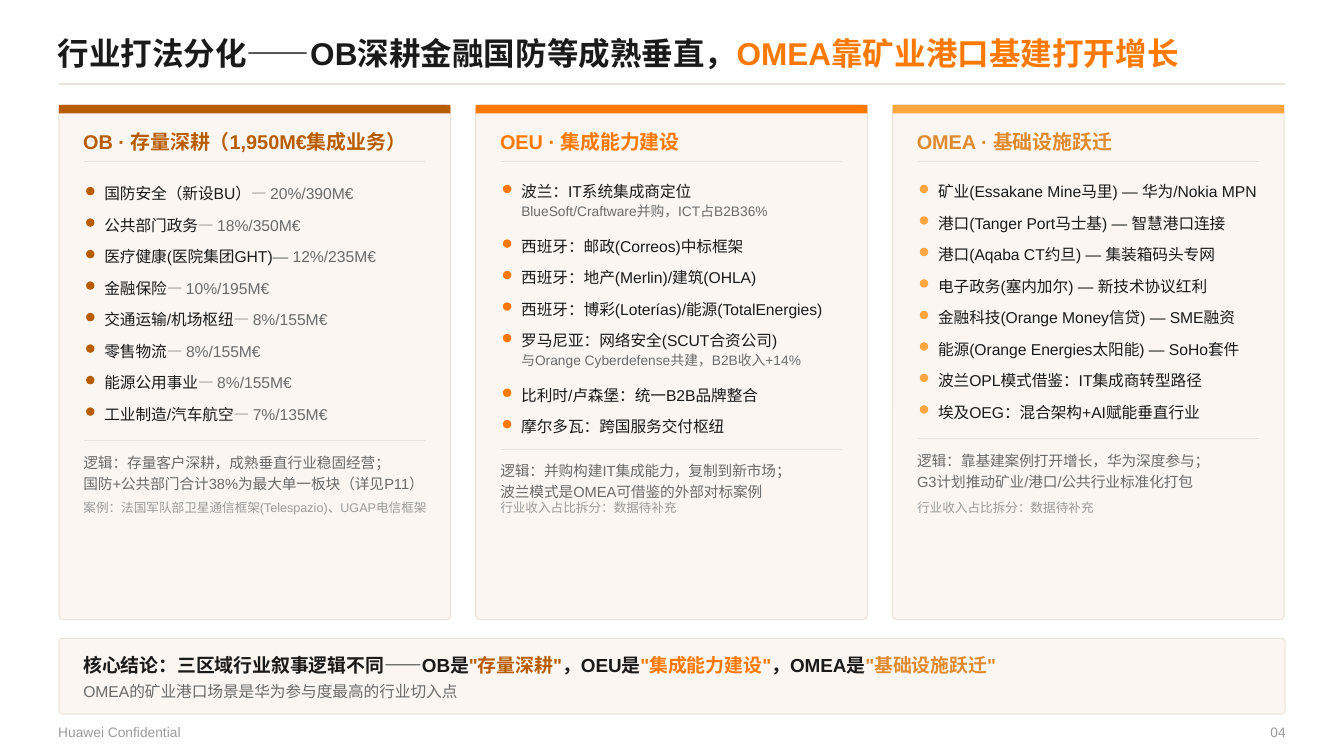
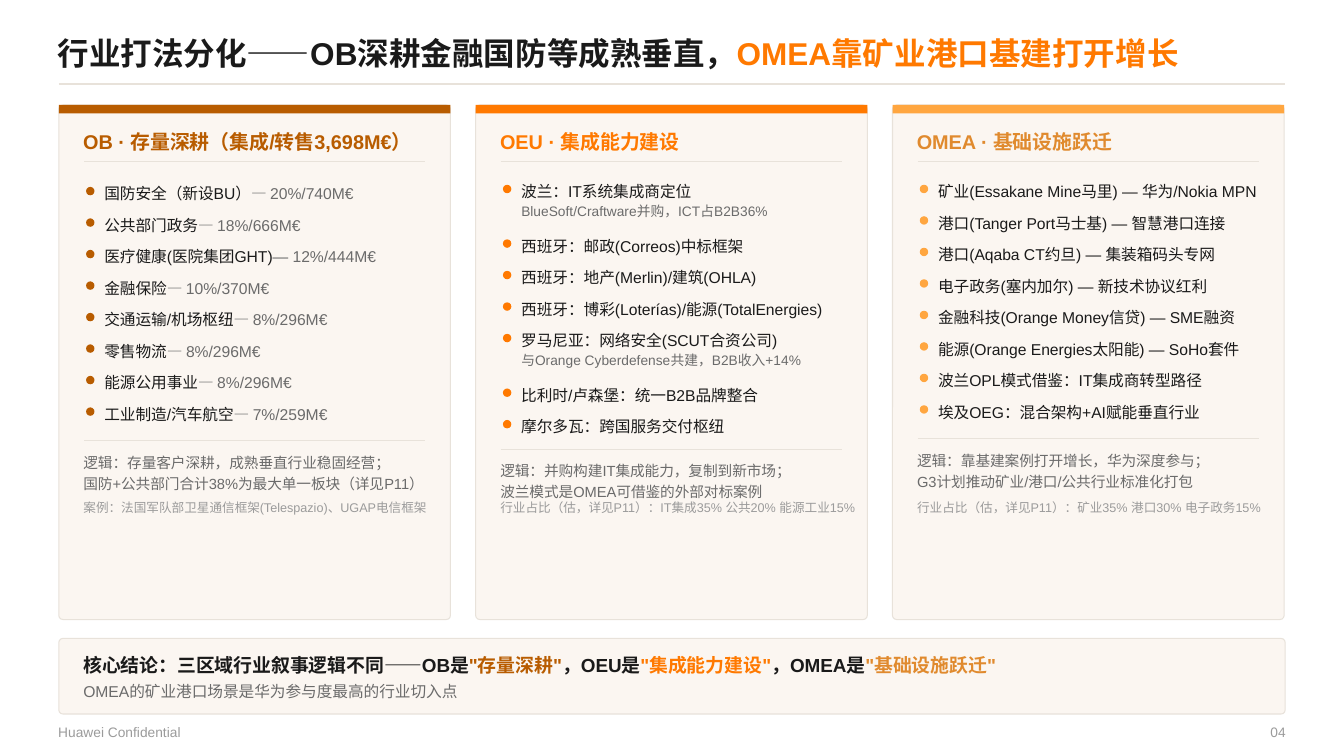
Before and after one commit to Chaoding1215/Claude, a slide deck: slide 4 of reference/Orange Business 三大区域B2B业务洞察 20260703.pptx. Drawn at 1344x756 pixels with LibreOffice and Linux fonts; fonts in the diff are those of the drawing. Boxes give left, top, right and bottom in pixels: in the first picture for what was removed or moved away, otherwise in the second. Text is boxed around its words. In the diff, an @@ line names an element or a change of style, - is before the commit and + after.

```diff
--- a/reference/Orange Business 三大区域B2B业务洞察 20260703.pptx
+++ b/reference/Orange Business 三大区域B2B业务洞察 20260703.pptx
@@ text at (x1=83, y1=132, x2=412, y2=152): text changed @@
-OB · 存量深耕（1,950M€集成业务）
+OB · 存量深耕（集成/转售3,698M€）
@@ text at (x1=104, y1=185, x2=353, y2=201): text changed @@
-国防安全（新设BU）— 20%/390M€
+国防安全（新设BU）— 20%/740M€
@@ text at (x1=104, y1=218, x2=300, y2=233): text changed @@
-公共部门政务— 18%/350M€
+公共部门政务— 18%/666M€
@@ text at (x1=104, y1=249, x2=376, y2=266): text changed @@
-医疗健康(医院集团GHT)— 12%/235M€
+医疗健康(医院集团GHT)— 12%/444M€
@@ text at (x1=104, y1=281, x2=269, y2=296): text changed @@
-金融保险— 10%/195M€
+金融保险— 10%/370M€
@@ text at (x1=104, y1=312, x2=328, y2=326): text changed @@
-交通运输/机场枢纽— 8%/155M€
+交通运输/机场枢纽— 8%/296M€
@@ text at (x1=104, y1=344, x2=261, y2=359): text changed @@
-零售物流— 8%/155M€
+零售物流— 8%/296M€
@@ text at (x1=104, y1=375, x2=292, y2=390): text changed @@
-能源公用事业— 8%/155M€
+能源公用事业— 8%/296M€
@@ text at (x1=104, y1=407, x2=328, y2=422): text changed @@
-工业制造/汽车航空— 7%/135M€
+工业制造/汽车航空— 7%/259M€
@@ text at (x1=500, y1=501, x2=855, y2=513): text changed @@
-行业收入占比拆分：数据待补充
+行业占比（估，详见P11）：IT集成35% 公共20% 能源工业15%
@@ text at (x1=917, y1=501, x2=1261, y2=513): text changed @@
-行业收入占比拆分：数据待补充
+行业占比（估，详见P11）：矿业35% 港口30% 电子政务15%
```
Also in this commit, not shown: 13 other slides changed, 1 slide added, 1 slide removed, 1 other file.
